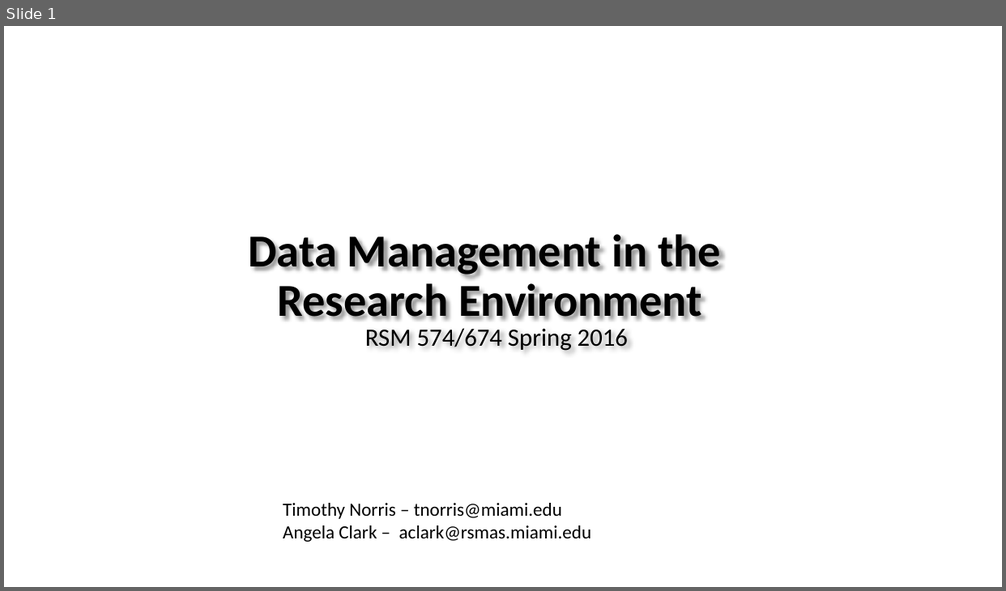
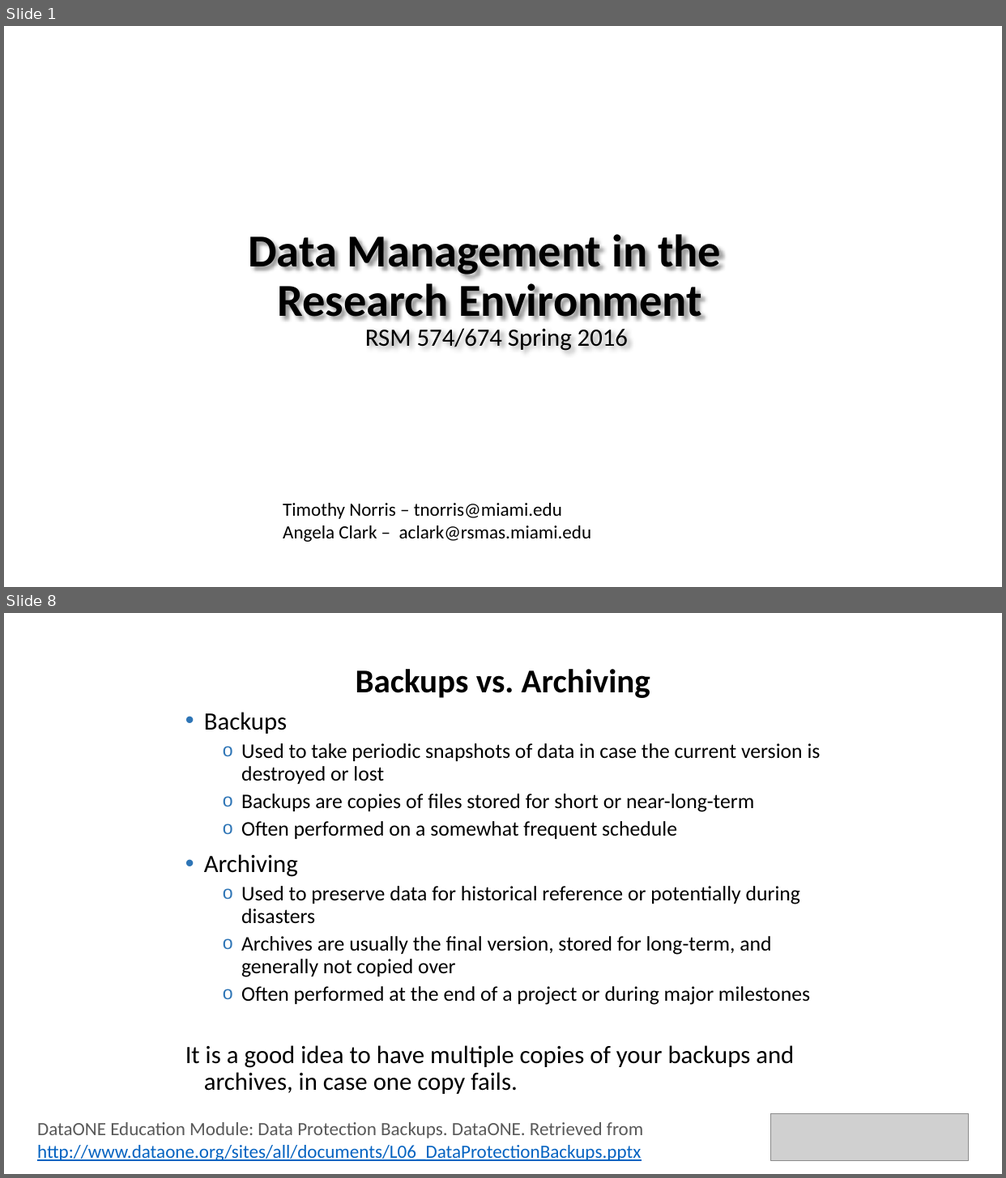
Before and after one commit to tibbben/teaching.data.literacy, a slide deck: UM_DataManagementClass/Lessons/05/05_FirstMeeting.pptx. Shown one above the other, each under a label of ours: slide 1 before the commit, slides 1 and 8 after it; the slides between them are not shown. The pictures are 1006x591 and 1006x1178 pixels, drawn with LibreOffice and Linux fonts; fonts in the diff are those of the drawing; grey boxes stand for pictures; background and template pictures are left out. Boxes give left, top, right and bottom in pixels: in the first picture for what was removed or moved away, otherwise in the second. Text is boxed around its words. In the diff, an @@ line names an element or a change of style, - is before the commit and + after.

```diff
--- a/UM_DataManagementClass/Lessons/05/05_FirstMeeting.pptx
+++ b/UM_DataManagementClass/Lessons/05/05_FirstMeeting.pptx
@@ slide 8 added at <box>4,613,1002,1174</box>, background #FFFFFF @@
@@ title added at <box>356,669,650,698</box>, 32 pt, text #000000, bold @@
+Backups vs. Archiving
@@ text added at <box>185,712,820,1094</box>, 20 pt, text #000000 @@
+• Backups
+  o Used to take periodic snapshots of data in case the current version is destroyed or lost
+  o Backups are copies of files stored for short or near-long-term
+  o Often performed on a somewhat frequent schedule
+• Archiving
+  o Used to preserve data for historical reference or potentially during disasters
+  o Archives are usually the final version, stored for long-term, and generally not copied over
+  o Often performed at the end of a project or during major milestones
+It is a good idea to have multiple copies of your backups and archives, in case one copy fails.
@@ text added at <box>37,1122,643,1161</box>, 18 pt, text #0563C1, underline @@
+DataONE Education Module: Data Protection Backups. DataONE. Retrieved from http://www.dataone.org/sites/all/documents/L06_DataProtectionBackups.pptx
@@ picture added at <box>771,1114,969,1161</box> @@
```
Also in this commit, not shown: 1 slide changed, 34 other slides added, 3 other files.
